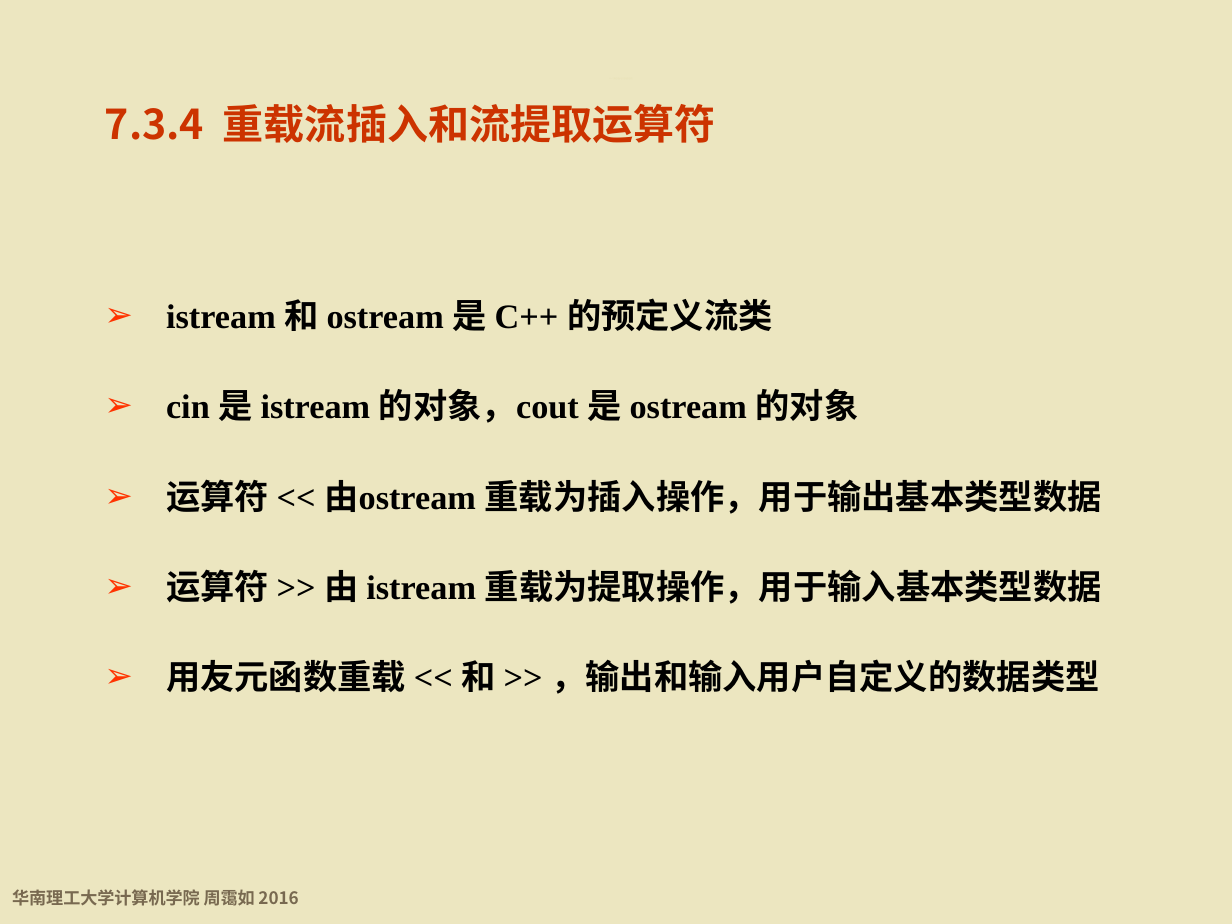
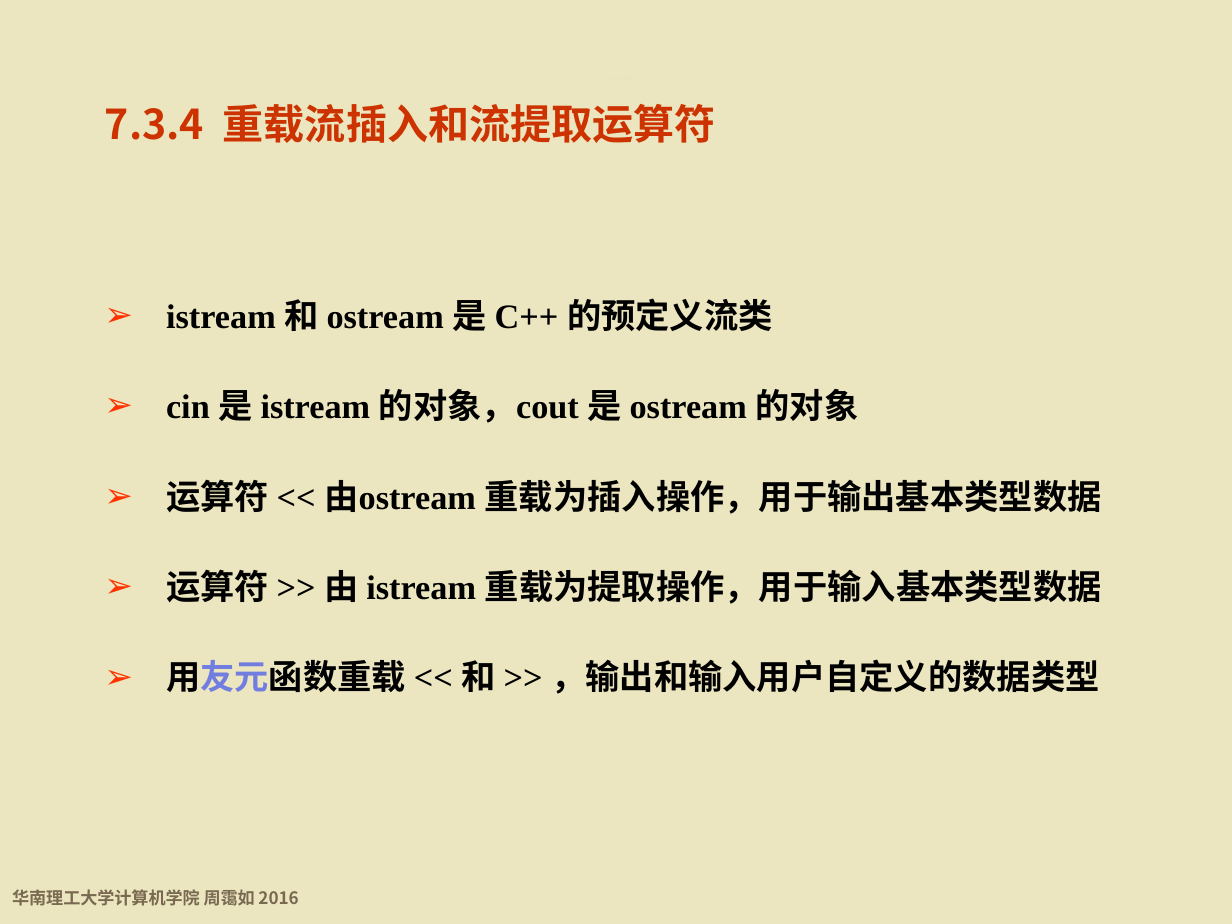
Before and after one commit to wwuhn/wwuhn.github.io, a slide deck: slide 109 of bookspcClassic/C++程序设计基础（第5版）周霭如/7-运算符重载.pptx. Drawn at 1232x924 pixels with LibreOffice and Linux fonts; fonts in the diff are those of the drawing; background and template pictures are left out. Boxes give left, top, right and bottom in pixels: in the first picture for what was removed or moved away, otherwise in the second. Text is boxed around its words. In the diff, an @@ line names an element or a change of style, - is before the commit and + after.

```diff
--- a/bookspcClassic/C++程序设计基础（第5版）周霭如/7-运算符重载.pptx
+++ b/bookspcClassic/C++程序设计基础（第5版）周霭如/7-运算符重载.pptx
@@ text at box(166, 659, 1099, 694): text colour #000000 to #727DE0 in "用友元函数重载" @@
```
Also in this commit, not shown: 12 other slides changed.
